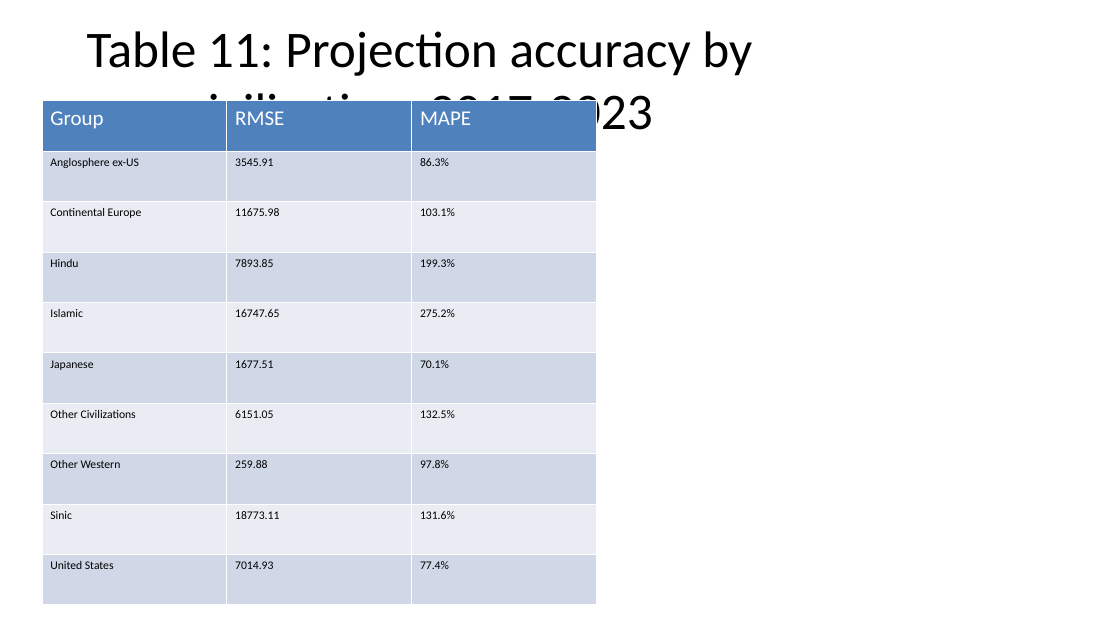
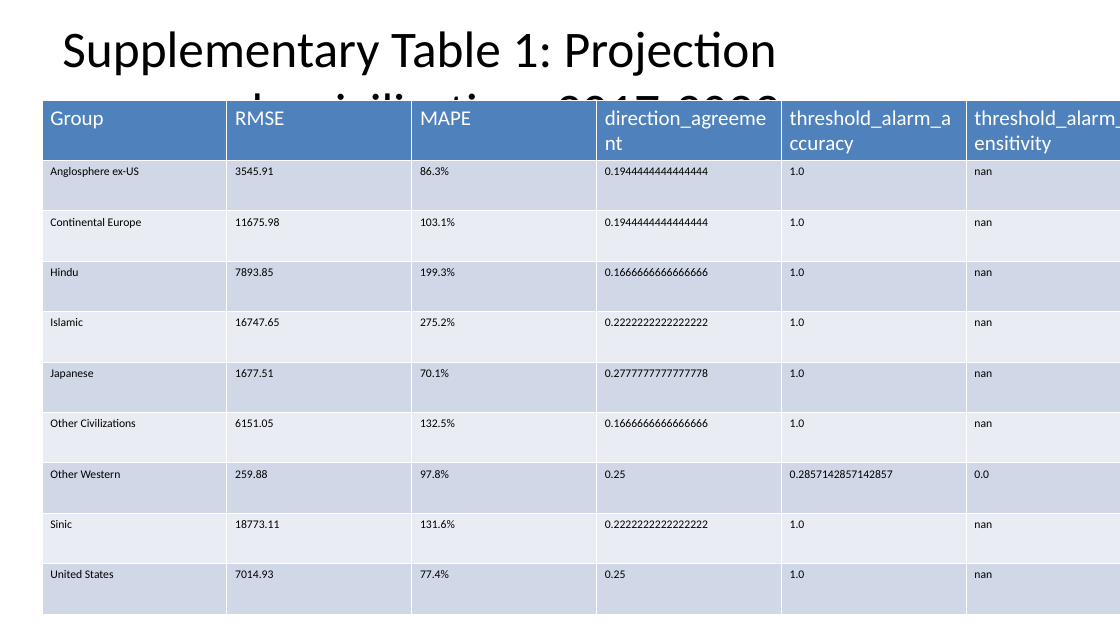
Before and after one commit to bougtoir/medical-accident-its-analysis, a slide deck: slide 22 of researcher_mobility_ode/docs/manuscript_full_article_figures.pptx (slide 21 before the commit). Drawn at 1120x630 pixels with LibreOffice and Linux fonts; fonts in the diff are those of the drawing. Boxes give left, top, right and bottom in pixels: in the first picture for what was removed or moved away, otherwise in the second. Text is boxed around its words. In the diff, an @@ line names an element or a change of style, - is before the commit and + after.

```diff
--- a/researcher_mobility_ode/docs/manuscript_full_article_figures.pptx
+++ b/researcher_mobility_ode/docs/manuscript_full_article_figures.pptx
@@ title at [59,31,780,141]: text changed @@
-Table 11: Projection accuracy by civilisation, 2017-2023
+Supplementary Table 1: Projection accuracy by civilisation, 2017-2023
@@ table removed at [42,101,597,605], 10 rows, 3 columns @@
-Group | RMSE | MAPE
-Anglosphere ex-US | 3545.91 | 86.3%
-Continental Europe | 11675.98 | 103.1%
-Hindu | 7893.85 | 199.3%
-Islamic | 16747.65 | 275.2%
-Japanese | 1677.51 | 70.1%
-Other Civilizations | 6151.05 | 132.5%
-Other Western | 259.88 | 97.8%
-Sinic | 18773.11 | 131.6%
-United States | 7014.93 | 77.4%
@@ table added at [42,101,1120,605], 10 rows, 10 columns @@
+Group | RMSE | MAPE | direction_agreement | threshold_alarm_accuracy | threshold_alarm_sensitivity | threshold_alarm_specificity | threshold_alarm_precision | threshold_alarms_obs | threshold_alarms_proj
+Anglosphere ex-US | 3545.91 | 86.3% | 0.1944444444444444 | 1.0 | nan | 1.0 | nan | 0.0 | 0.0
+Continental Europe | 11675.98 | 103.1% | 0.1944444444444444 | 1.0 | nan | 1.0 | nan | 0.0 | 0.0
+Hindu | 7893.85 | 199.3% | 0.1666666666666666 | 1.0 | nan | 1.0 | nan | 0.0 | 0.0
+Islamic | 16747.65 | 275.2% | 0.2222222222222222 | 1.0 | nan | 1.0 | nan | 0.0 | 0.0
+Japanese | 1677.51 | 70.1% | 0.2777777777777778 | 1.0 | nan | 1.0 | nan | 0.0 | 0.0
+Other Civilizations | 6151.05 | 132.5% | 0.1666666666666666 | 1.0 | nan | 1.0 | nan | 0.0 | 0.0
+Other Western | 259.88 | 97.8% | 0.25 | 0.2857142857142857 | 0.0 | 1.0 | nan | 5.0 | 0.0
+Sinic | 18773.11 | 131.6% | 0.2222222222222222 | 1.0 | nan | 1.0 | nan | 0.0 | 0.0
+United States | 7014.93 | 77.4% | 0.25 | 1.0 | nan | 1.0 | nan | 0.0 | 0.0
```
Also in this commit, not shown: 3 other slides changed, 1 slide added, 15 other files.
